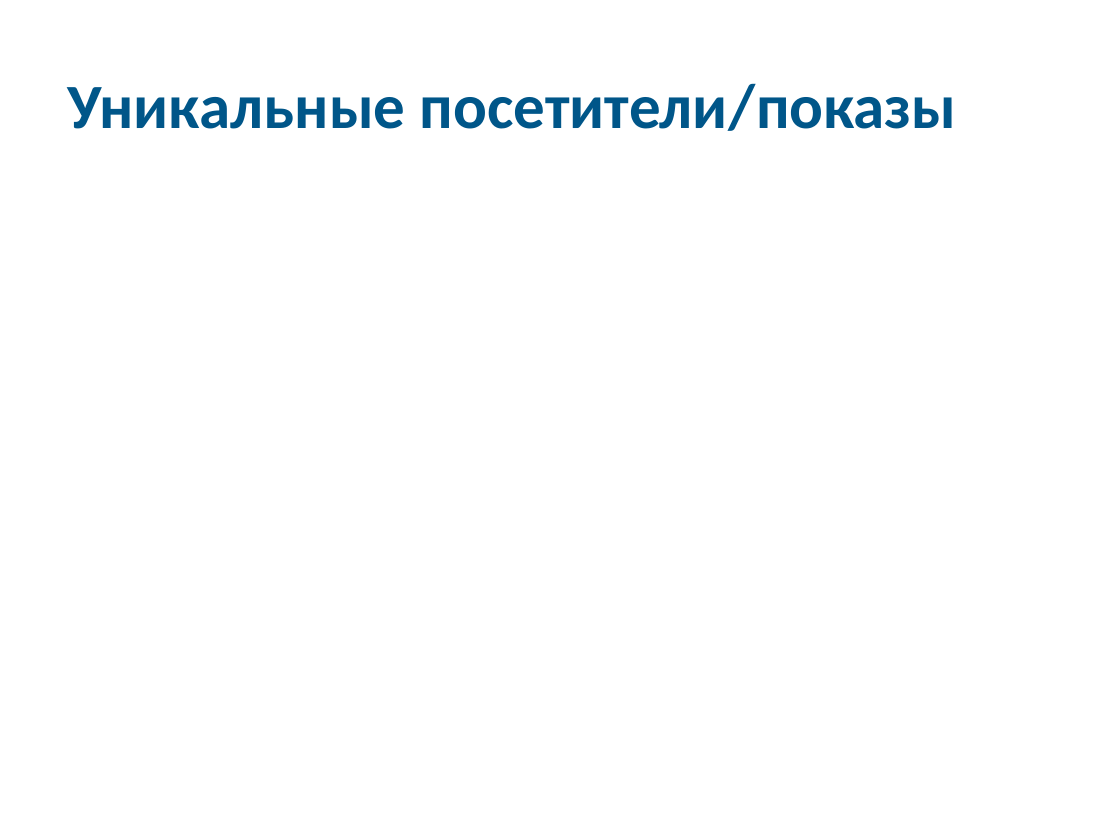
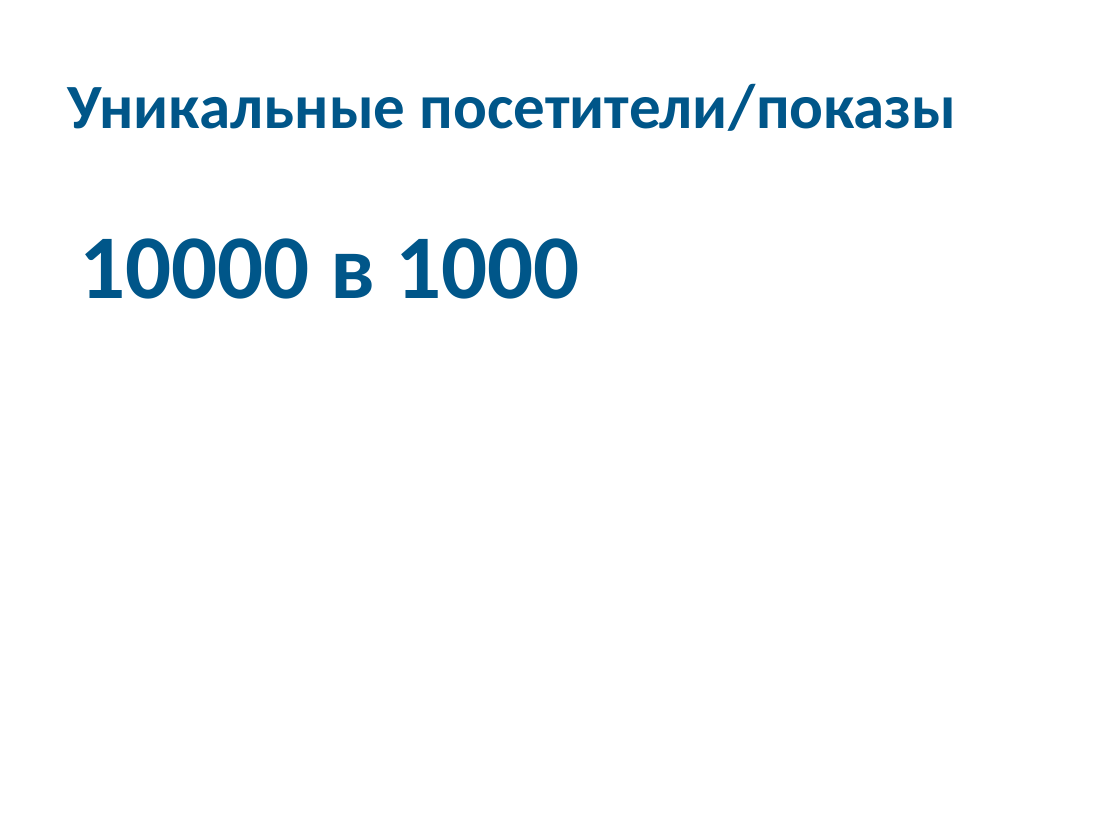
Before and after one commit to 2naive/2naive.github.io, a slide deck: slide 24 of ireklama.pptx (slide 25 before the commit). Drawn at 1120x840 pixels with LibreOffice and Linux fonts; fonts in the diff are those of the drawing. Boxes give left, top, right and bottom in pixels: in the first picture for what was removed or moved away, otherwise in the second. Text is boxed around its words. In the diff, an @@ line names an element or a change of style, - is before the commit and + after.

```diff
--- a/ireklama.pptx
+++ b/ireklama.pptx
@@ text added at [79, 238, 580, 299], 58.5 pt, text #005689, bold @@
+10000 в 1000
```
Also in this commit, not shown: 8 other slides changed, 3 slides added, 3 slides removed.
